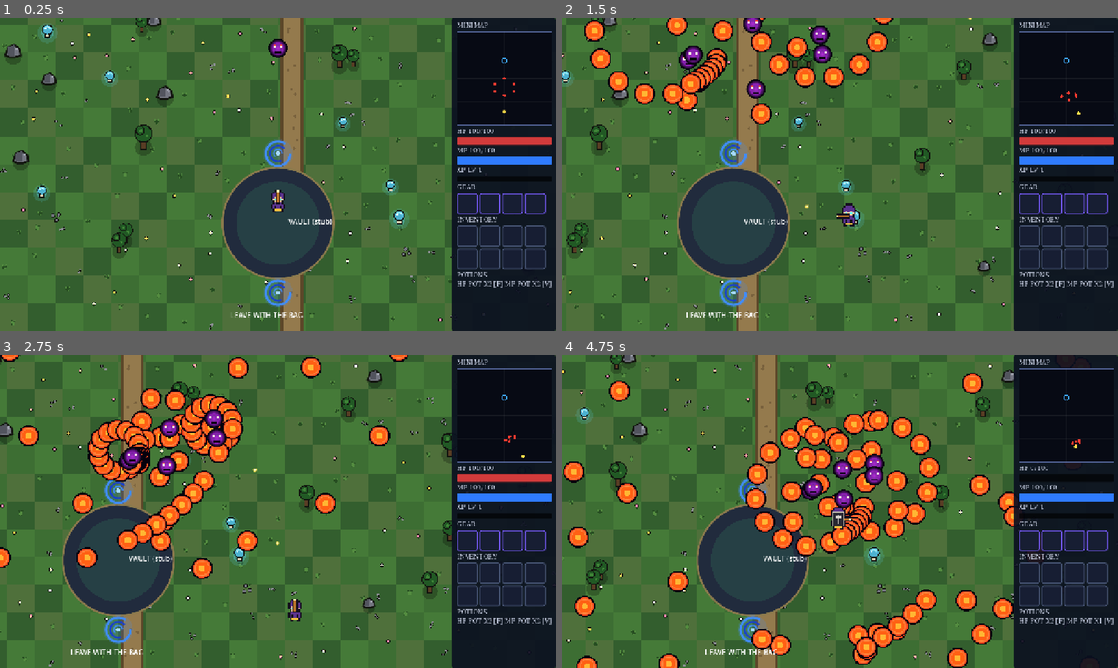
Above: before the commit, frames 1-4 (two rows, left to right).
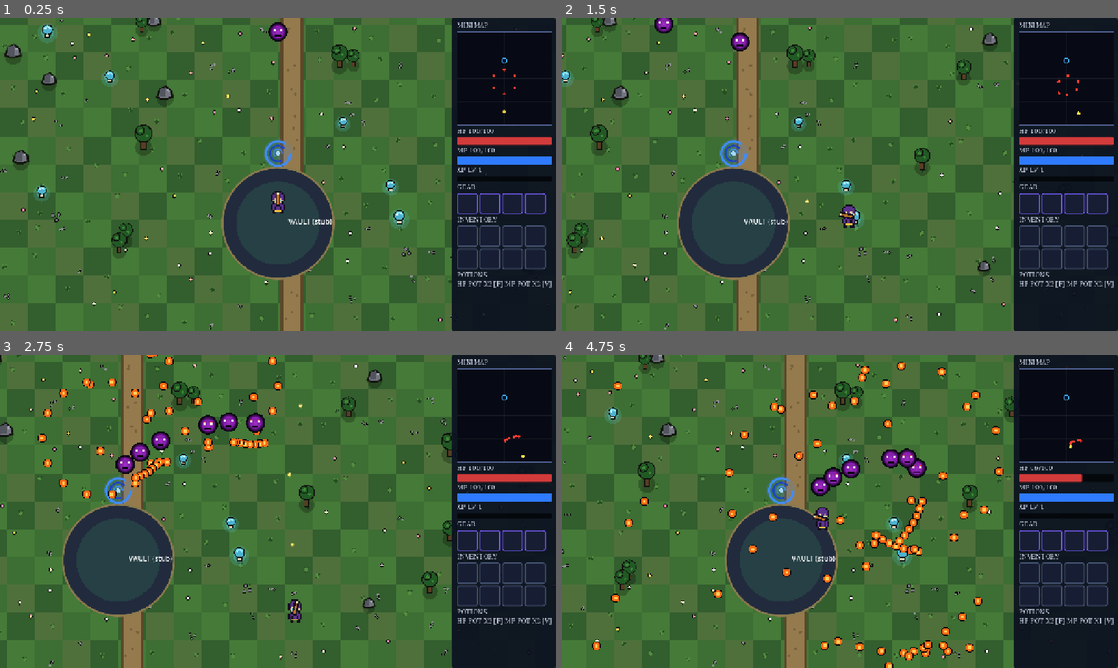
Above: after the commit, the same moments.

Repository: JaysTilted/gravebag-godot
Game: Godot game, scene res://src/main.tscn
Same seed, same stepped clock (60 frames per second), same inputs: the game is played once before the commit and once after it.
Inputs (mouse positions are in pixels of both pictures, inside the frame that each line leads up to):
- Up to frame 1 (0.25 s): no input
- Up to frame 2 (1.5 s): move the mouse to (962, 158) at 0.52 s; hold D (move_right) 0.53-1.28 s; tap Space (ability_dash) at 0.6 s; click (962, 158) at 0.67 s; move the mouse to (728, 190) at 1.27 s; hold S (move_down) from 1.28 s (still down); tap I (autofire_toggle) at 1.35 s; click (728, 190) at 1.42 s
- Up to frame 3 (2.75 s): move the mouse to (333, 442) at 2.02 s; release S (move_down) at 2.03 s; hold D (move_right) from 2.03 s (still down); tap F (potion_hp) at 2.1 s; click (333, 442) at 2.17 s
- Up to frame 4 (4.75 s): move the mouse to (812, 574) at 2.77 s; release D (move_right) at 2.78 s; hold W (move_up) 2.78-3.53 s; tap V (potion_mp) at 2.85 s; click (812, 574) at 2.92 s; move the mouse to (1006, 558) at 3.52 s; hold A (move_left) from 3.53 s (still down); tap Space (ability_dash) at 3.6 s; click (1006, 558) at 3.67 s; move the mouse to (673, 464) at 4.27 s; tap I (autofire_toggle) at 4.35 s; click (673, 464) at 4.42 s

The runs differ from the first frame. In frame 1, 0.9% of the frame differs, in the area x 41-93%, y 1-96%; in frame 2, 5.7%; in frame 3, 10%; in frame 4, 52%, in the area x 0-94%, y 0-100%.

Commit message:
Live feel fixes: free mouse aim, walk bob + wand kick, warden holds at hub, HUD freed-node guard

Diff:
--- a/src/bosses/warden.gd
+++ b/src/bosses/warden.gd
@@ -91,6 +91,9 @@
 
 func _physics_process(delta: float) -> void:
 	if phase == Phase.DEAD:
+		return
+	if aim_target == null or not is_instance_valid(aim_target):
+		velocity = Vector2.ZERO
 		return
 	_age += delta
 	_tick_timers(delta)
--- a/src/combat/bullet.gd
+++ b/src/combat/bullet.gd
@@ -186,16 +186,14 @@
 ## and never confuses with cool white/cyan loot pips.
 static func _orb_pixel(p: Vector2) -> Color:
 	var d: float = p.length()
-	if d > 15.0:
+	# Small RotMG-style dot inside the 32px sheet. Scale comes from radius.
+	if d > 6.5:
 		return Color(0.0, 0.0, 0.0, 0.0)
-	if d > 13.0:
+	if d > 5.2:
 		return Color(0.02, 0.0, 0.05, 1.0)
-	if d > 9.5:
-		var t: float = (d - 9.5) / 3.5  # 0 core-side .. 1 outline-side
-		return Color(1.0, lerpf(0.55, 0.25, t), lerpf(0.25, 0.1, t), 1.0)
-	if d > 4.5:
-		return Color(1.0, 0.38, 0.08, 1.0)
-	return Color(1.0, 0.72, 0.2, 1.0)
+	if d > 2.4:
+		return Color(1.0, 0.42, 0.08, 1.0)
+	return Color(1.0, 0.82, 0.35, 1.0)
 
 
 ## Thin cyan needle, drawn pointing up: dark outline, cyan body, white core.
--- a/src/combat/enemy.gd
+++ b/src/combat/enemy.gd
@@ -70,7 +70,7 @@
 @export var bullet_damage := 8.0
 ## Drawn radius for enemy orbs (materialized via the pool default). Big and
 ## bright so a 1280x720 frame reads instantly.
-@export var bullet_radius := 13.0
+@export var bullet_radius := 5.0
 @export var bullet_curve := 0.0
 ## Muzzle telegraph floor is 0.4s (RotMG fairness); windup + cooldown stays
 ## under ~2s so every live enemy fires at least every ~2s.
@@ -115,6 +115,10 @@
 
 func _physics_process(delta: float) -> void:
 	if _state == State.DEAD:
+		return
+	# No target = nexus-safe hold. Don't drift or fire into the hub.
+	if target == null or not is_instance_valid(target):
+		velocity = Vector2.ZERO
 		return
 	_drift(delta)
 	match _state:
--- a/src/game/dive.gd
+++ b/src/game/dive.gd
@@ -63,23 +63,23 @@
 const LEASH_RANGE := 520.0
 const COMBAT_BULLETS_MIN := 30
 const ENEMY_POOL_SIZE := 512
-const ENEMY_BULLET_RADIUS := 13.0
+const ENEMY_BULLET_RADIUS := 5.0
 const ENEMY_RESPAWN_SEC := 1.5
 const PICKUP_RADIUS := 48.0
 const PLAYER_SHOT_DAMAGE := 14.0
 const PLAYER_SHOT_HIT_RADIUS := 30.0
-const ENEMY_BULLET_HIT_RADIUS := 22.0
+const ENEMY_BULLET_HIT_RADIUS := 8.0
 const WARDEN_BULLET_SPEED := 240.0
 const WARDEN_BULLET_DAMAGE := 10.0
 const XP_BY_RANK := [50, 90, 130, 200, 400]
 ## Live loop (CCGS integrator): NEXUS -> REALM -> BOSS -> EXTRACT/DEAD.
 ## North = low Y (boss), south = high Y (extract). Hub exit by walking out;
 ## seals are Y-crossings so they work with zero new collision wiring.
-const NEXUS_HUB_RADIUS := 170.0
+const NEXUS_HUB_RADIUS := 260.0
 const NORTH_SEAL_Y := 480.0
 const BOSS_SPAWN := Vector2(1024.0, 320.0)
-const EXTRACT_Y := 1920.0
-const EXTRACT_POS := Vector2(1024.0, 1960.0)
+const EXTRACT_Y := 2140.0
+const EXTRACT_POS := Vector2(1024.0, 2180.0)
 const NEXUS_PORTAL_POS := Vector2(1024.0, 1640.0)
 const NORTH_SEAL_LABEL_POS := Vector2(1024.0, 480.0)
 ## Bot soak tuning.
@@ -192,6 +192,7 @@
 	loop_state = "NEXUS"
 	_spawn_player(nexus_spawn)
 	_spawn_initial_foes()
+	_set_combat_paused(true)
 
 
 func _process(delta: float) -> void:
@@ -315,6 +316,7 @@
 	if loop_state != "NEXUS":
 		return
 	loop_state = "REALM"
+	_set_combat_paused(false)
 	_loop_toast("REALM — LEAVE WITH THE BAG")
 	print("LOOP STATE NEXUS -> REALM (%s)" % how)
 
@@ -354,6 +356,7 @@
 	if pool != null and is_instance_valid(pool) and pool.has_method("clear_all"):
 		pool.call("clear_all")
 	loop_state = "NEXUS"
+	_set_combat_paused(true)
 	_loop_toast("NEXUS — SAFE")
 
 
@@ -606,6 +609,8 @@
 
 
 func _enemy_bullets_vs_player() -> void:
+	if loop_state == "NEXUS":
+		return
 	if pool == null or not is_instance_valid(player):
 		return
 	if player.get("hp") == null or float(player.get("hp")) <= 0.0:
@@ -830,11 +835,12 @@
 	_pot_mp = 2
 	_spawn_player(nexus_spawn)
 	loop_state = "NEXUS"
+	_set_combat_paused(true)
 	_loop_toast("NEXUS — SAFE")
 	print("LOOP STATE DEAD -> NEXUS (respawn)")
 	# Re-point live foes at the new diver so the dive keeps moving.
 	for foe in enemies:
-		if foe is Node and is_instance_valid(foe):
+		if is_instance_valid(foe) and foe is Node:
 			(foe as Node).set("target", player)
 	if is_instance_valid(warden):
 		(warden as Node).set("aim_target", player)
@@ -844,12 +850,25 @@
 		_spawn_enemy(nexus_spawn + Vector2(120, -80))
 
 
+
+func _set_combat_paused(paused: bool) -> void:
+	if paused and pool != null and is_instance_valid(pool) and pool.has_method("clear_all"):
+		pool.call("clear_all")
+	var tgt: Variant = null if paused else player
+	for foe in enemies:
+		if is_instance_valid(foe) and foe is Node:
+			(foe as Node).set("target", tgt)
+	if is_instance_valid(warden):
+		(warden as Node).set("aim_target", tgt)
+
+
 func _on_nexus_escape() -> void:
 	# R instant escape to the safe hub: teleport, clear bullets, back to NEXUS.
 	if not is_instance_valid(player):
 		return
 	(player as Node2D).global_position = nexus_spawn
 	loop_state = "NEXUS"
+	_set_combat_paused(true)
 	_loop_toast("NEXUS — SAFE")
 	if pool != null and pool.has_method("clear_all"):
 		pool.call("clear_all")
@@ -1046,12 +1065,14 @@
 ## Teleports only when extremely far (respawn scatter); otherwise
 ## fast-drifts so the screen stays busy without pops.
 func _keep_formation(delta: float) -> void:
+	if loop_state == "NEXUS":
+		return
 	if not is_instance_valid(player):
 		return
 	var anchor: Vector2 = (player as Node2D).global_position
 	var idx := 0
 	for foe in enemies:
-		if foe is Node2D and is_instance_valid(foe):
+		if is_instance_valid(foe) and foe is Node2D:
 			var f := foe as Node2D
 			var want := _formation_slot(anchor, idx, ENEMY_COUNT)
 			var d: float = f.global_position.distance_to(anchor)
@@ -1077,16 +1098,16 @@
 	var pending := float(ledger.get("pending_fame"))
 	var foes: Array = []
 	for foe in enemies:
-		if foe is Node2D and is_instance_valid(foe):
+		if is_instance_valid(foe) and foe is Node2D:
 			foes.append(_world_to_map((foe as Node2D).global_position))
 	if is_instance_valid(warden):
 		foes.append(_world_to_map((warden as Node2D).global_position))
 	for m in minions:
-		if m is Node2D and is_instance_valid(m):
+		if is_instance_valid(m) and m is Node2D:
 			foes.append(_world_to_map((m as Node2D).global_position))
 	var bag_dots: Array = []
 	for b in bags:
-		if b is Node2D and is_instance_valid(b):
+		if is_instance_valid(b) and b is Node2D:
 			bag_dots.append({"pos": _world_to_map((b as Node2D).global_position), "tier": String((b as Node).get("tier"))})
 	var portals: Array = [_world_to_map(PORTAL_POS)]
 	var mm := {"player": _world_to_map((player as Node2D).global_position), "foes": foes, "bags": bag_dots, "portals": portals}
@@ -1128,7 +1149,7 @@
 	var has_bag := false
 	var bag_pos := Vector2.ZERO
 	for b in bags:
-		if b is Node2D and is_instance_valid(b):
+		if is_instance_valid(b) and b is Node2D:
 			var d: float = ppos.distance_to((b as Node2D).global_position)
 			if d < best_d:
 				best_d = d
--- a/src/player/player.gd
+++ b/src/player/player.gd
@@ -87,6 +87,8 @@
 var autofire_enabled: bool = false
 
 var _aim_dir: Vector2 = Vector2.RIGHT
+var _walk_t: float = 0.0
+var _recoil: float = 0.0
 var _fire_timer: float = 0.0
 var _dash_timer: float = 0.0
 var _dead: bool = false
@@ -180,12 +182,27 @@
 	# 8px deadzone: a cursor on top of the player keeps the last aim.
 	if to_mouse.length() >= AIM_DEADZONE_PX:
 		_aim_dir = to_mouse.normalized()
-	# 45-degree snap: aim spokes and shots lock to 8-way spokes.
-	var step: float = deg_to_rad(AIM_SNAP_DEG)
-	var snapped: float = roundf(_aim_dir.angle() / step) * step
-	_aim_pivot.rotation = snapped
-	# Face the aim: flip the upright body sprite, never rotate the pixels.
-	_sprite.flip_h = cos(snapped) < 0.0
+	# Free mouse aim. Shots go exactly at the cursor, not 8 locked spokes.
+	_aim_pivot.rotation = _aim_dir.angle()
+	_sprite.flip_h = _aim_dir.x < 0.0
+	_animate(get_physics_process_delta_time())
+
+
+
+func _animate(delta: float) -> void:
+	var moving := velocity.length() > 8.0
+	if moving:
+		_walk_t += delta * 10.0
+		_sprite.position.y = sin(_walk_t) * 1.5
+		_sprite.scale = Vector2(PIXEL_SCALE, PIXEL_SCALE * (1.0 + 0.06 * sin(_walk_t * 2.0)))
+	else:
+		_walk_t = 0.0
+		_sprite.position.y = 0.0
+		_sprite.scale = Vector2(PIXEL_SCALE, PIXEL_SCALE)
+	_recoil = maxf(0.0, _recoil - delta * 8.0)
+	if _wand != null:
+		_wand.position.x = 6.0 - _recoil * 4.0
+		_wand.rotation = sin(_walk_t) * 0.08 if moving else 0.0
 
 
 func _handle_fire(delta: float) -> void:
@@ -201,6 +218,7 @@
 	bolt.direction = Vector2.RIGHT.rotated(_aim_pivot.rotation)
 	get_parent().add_child(bolt)
 	bolt.global_position = _muzzle.global_position
+	_recoil = 1.0
 	fired.emit()
 
 
